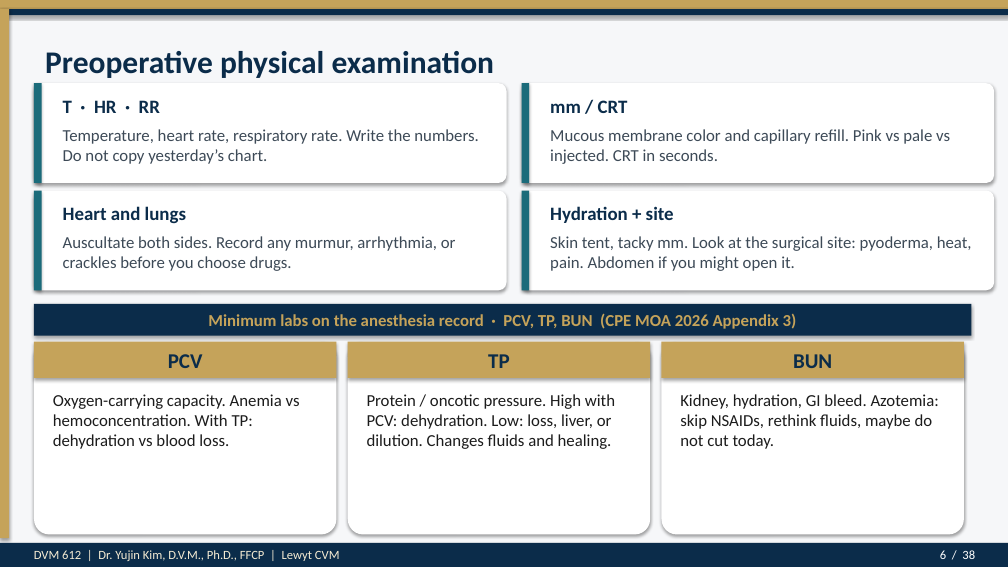
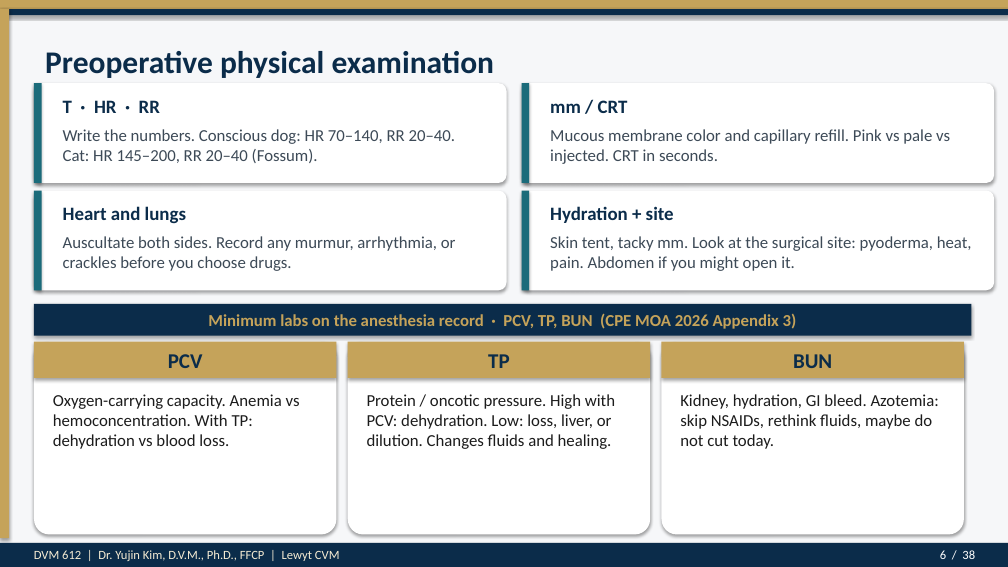
Before and after one commit to drkimvet/happycare, a slide deck: slide 6 of lectures/DVM-612_Week4_Preop_PatientPrep_Postop.pptx. Drawn at 1008x567 pixels with LibreOffice and Linux fonts; fonts in the diff are those of the drawing. Boxes give left, top, right and bottom in pixels: in the first picture for what was removed or moved away, otherwise in the second. Text is boxed around its words. In the diff, an @@ line names an element or a change of style, - is before the commit and + after.

```diff
--- a/lectures/DVM-612_Week4_Preop_PatientPrep_Postop.pptx
+++ b/lectures/DVM-612_Week4_Preop_PatientPrep_Postop.pptx
@@ text at [63,129,456,163]: text changed @@
-Temperature, heart rate, respiratory rate. Write the numbers. Do not copy yesterday’s chart.
+Write the numbers. Conscious dog: HR 70–140, RR 20–40. Cat: HR 145–200, RR 20–40 (Fossum).
```
Also in this commit, not shown: 2 other slides changed, 5 other files.
